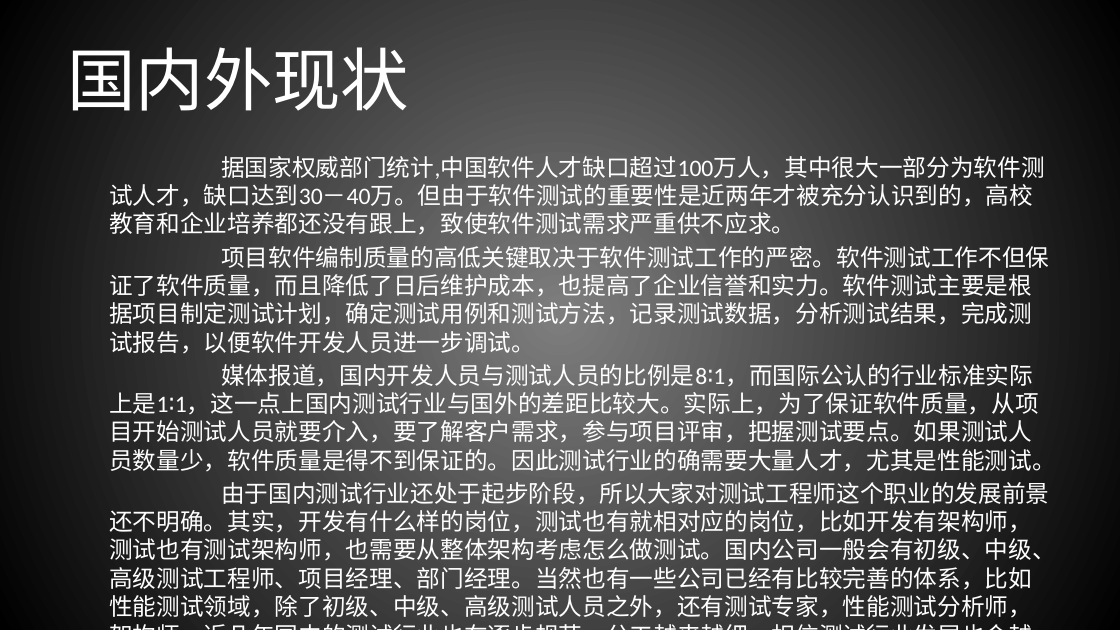
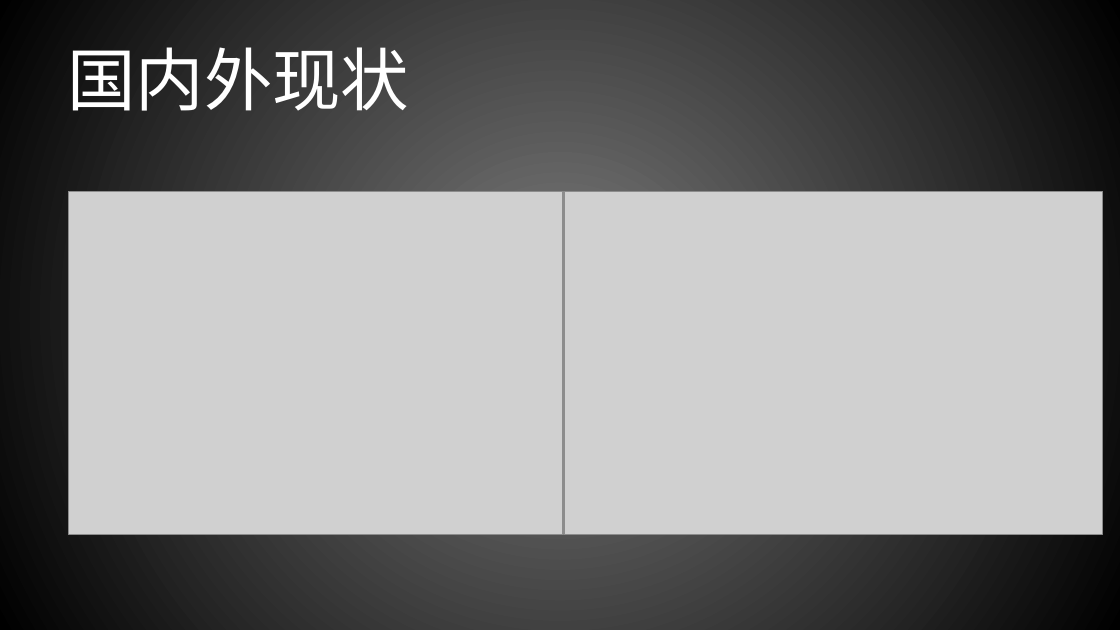
Before and after one commit to wangjun-tino/AtdpX, a slide deck: slide 4 of 毕业设计/毕业答辩.pptx. Drawn at 1120x630 pixels with LibreOffice and Linux fonts; fonts in the diff are those of the drawing; grey boxes stand for pictures. Boxes give left, top, right and bottom in pixels: in the first picture for what was removed or moved away, otherwise in the second. Text is boxed around its words. In the diff, an @@ line names an element or a change of style, - is before the commit and + after.

```diff
--- a/毕业设计/毕业答辩.pptx
+++ b/毕业设计/毕业答辩.pptx
@@ text removed at (109, 152, 1056, 621) @@
-据国家权威部门统计,中国软件人才缺口超过100万人，其中很大一部分为软件测试人才，缺口达到30－40万。但由于软件测试的重要性是近两年才被充分认识到的，高校教育和企业培养都还没有跟上，致使软件测试需求严重供不应求。
-项目软件编制质量的高低关键取决于软件测试工作的严密。软件测试工作不但保证了软件质量，而且降低了日后维护成本，也提高了企业信誉和实力。软件测试主要是根据项目制定测试计划，确定测试用例和测试方法，记录测试数据，分析测试结果，完成测试报告，以便软件开发人员进一步调试。
-媒体报道，国内开发人员与测试人员的比例是8∶1，而国际公认的行业标准实际上是1∶1，这一点上国内测试行业与国外的差距比较大。实际上，为了保证软件质量，从项目开始测试人员就要介入，要了解客户需求，参与项目评审，把握测试要点。如果测试人员数量少，软件质量是得不到保证的。因此测试行业的确需要大量人才，尤其是性能测试。
-由于国内测试行业还处于起步阶段，所以大家对测试工程师这个职业的发展前景还不明确。其实，开发有什么样的岗位，测试也有就相对应的岗位，比如开发有架构师，测试也有测试架构师，也需要从整体架构考虑怎么做测试。国内公司一般会有初级、中级、高级测试工程师、项目经理、部门经理。当然也有一些公司已经有比较完善的体系，比如性能测试领域，除了初级、中级、高级测试人员之外，还有测试专家，性能测试分析师，架构师。近几年国内的测试行业也在逐步规范，分工越来越细，相信测试行业发展也会越来越好[1]。
@@ picture added at (68, 192, 562, 534) @@
@@ picture added at (564, 192, 1103, 534) @@
```
Also in this commit, not shown: 1 other file.
